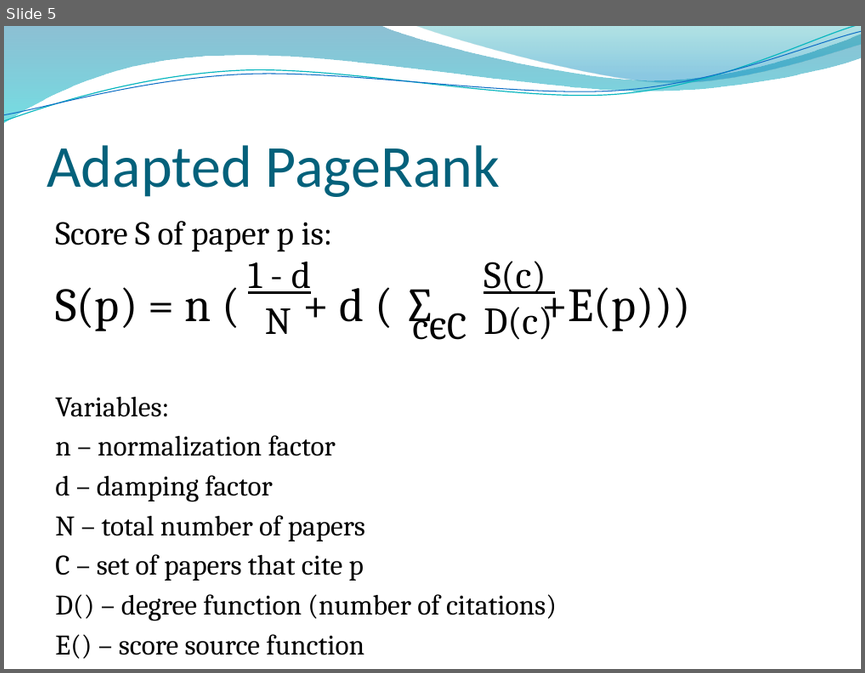
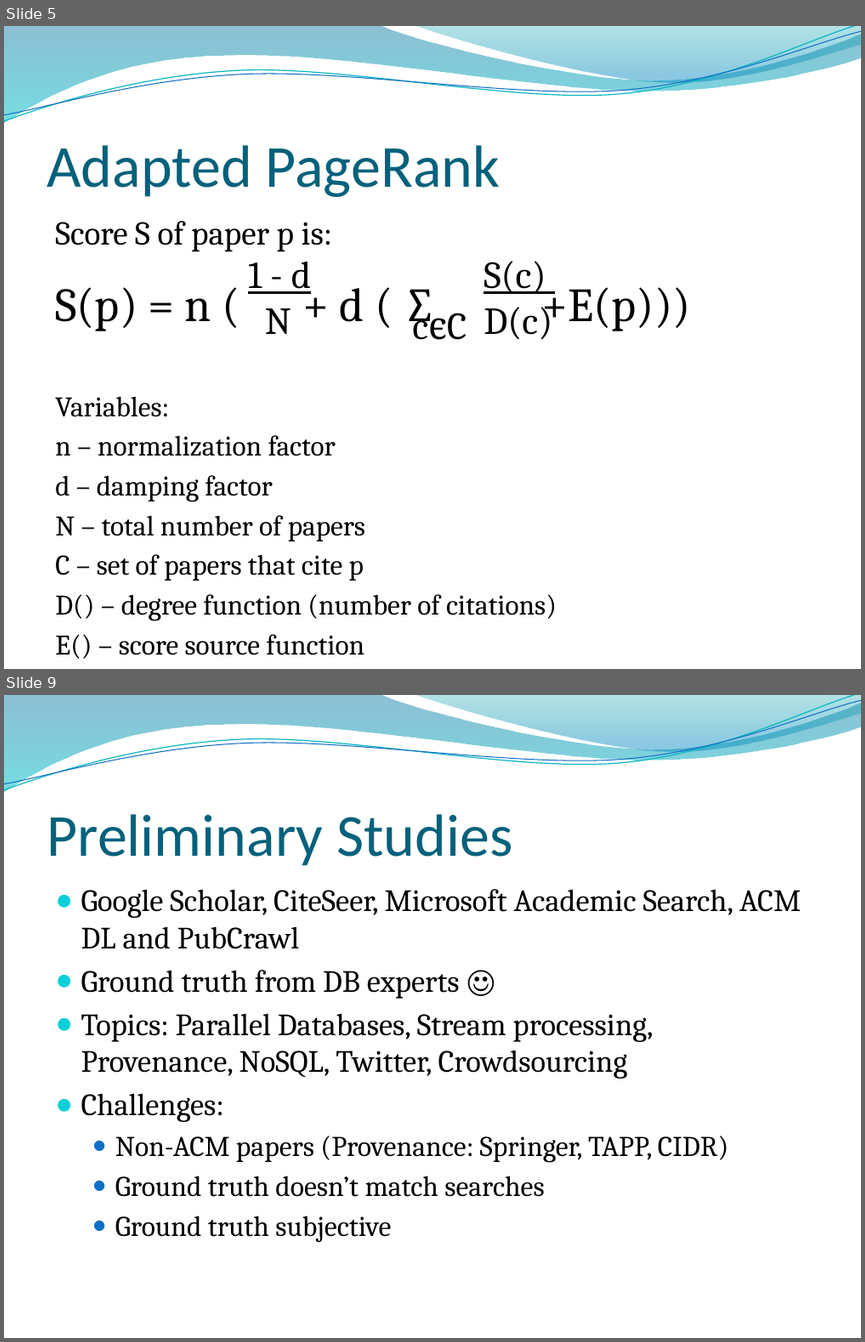
Before and after one commit to mvartakgithub/6.830-Final-Project, a slide deck: PubCrawlPresentation.pptx. Shown one above the other, each under a label of ours: slide 5 before the commit, slides 5 and 9 after it; the slides between them are not shown. The pictures are 865x673 and 865x1342 pixels, drawn with LibreOffice and Linux fonts; fonts in the diff are those of the drawing; background and template pictures are left out. Boxes give left, top, right and bottom in pixels: in the first picture for what was removed or moved away, otherwise in the second. Text is boxed around its words. In the diff, an @@ line names an element or a change of style, - is before the commit and + after.

```diff
--- a/PubCrawlPresentation.pptx
+++ b/PubCrawlPresentation.pptx
@@ slide 9 added at (x1=4, y1=695, x2=861, y2=1338), background picture (left out); not listed: 4 template elements that a slide beside it also shows @@
@@ title added at (x1=46, y1=814, x2=512, y2=866), 50 pt, text #04617B @@
+Preliminary Studies
@@ text added at (x1=81, y1=889, x2=800, y2=1242), 26 pt, text #000000 @@
+● Google Scholar, CiteSeer, Microsoft Academic Search, ACM DL and PubCrawl
+● Ground truth from DB experts ☺
+● Topics: Parallel Databases, Stream processing, Provenance, NoSQL, Twitter, Crowdsourcing
+● Challenges:
+  ● Non-ACM papers (Provenance: Springer, TAPP, CIDR)
+  ● Ground truth doesn’t match searches
+  ● Ground truth subjective
```
Also in this commit, not shown: 5 slides changed, 3 other slides added, 2 slides removed, 2 other files.
